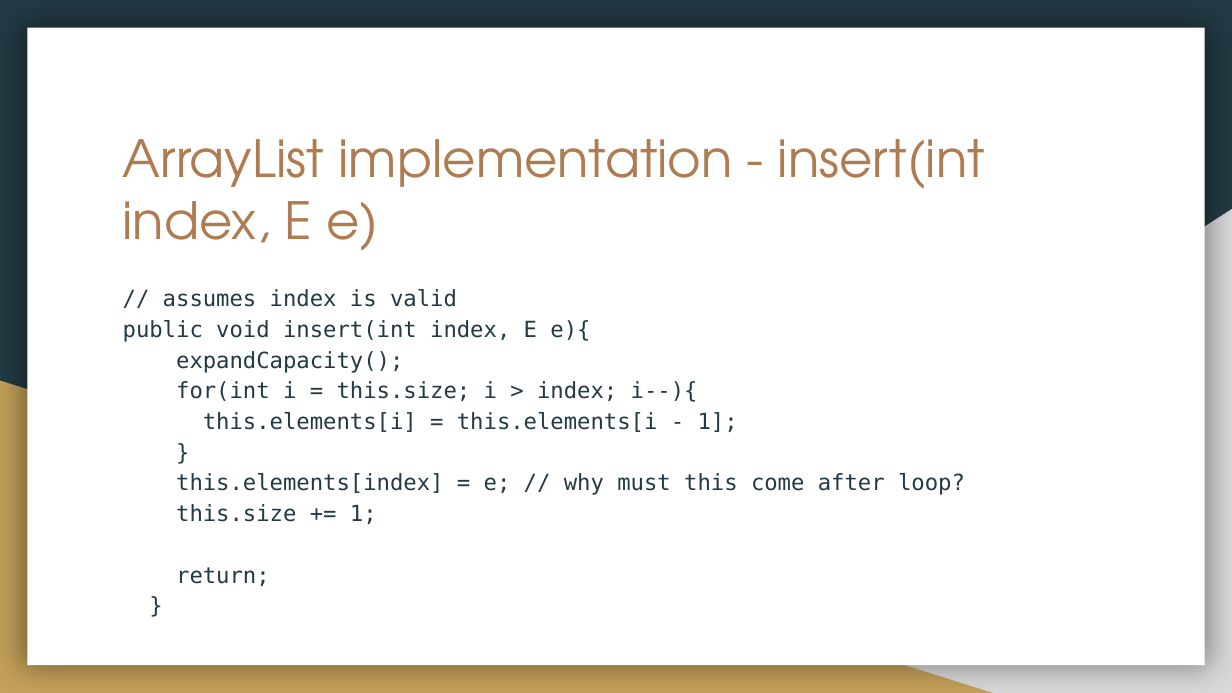
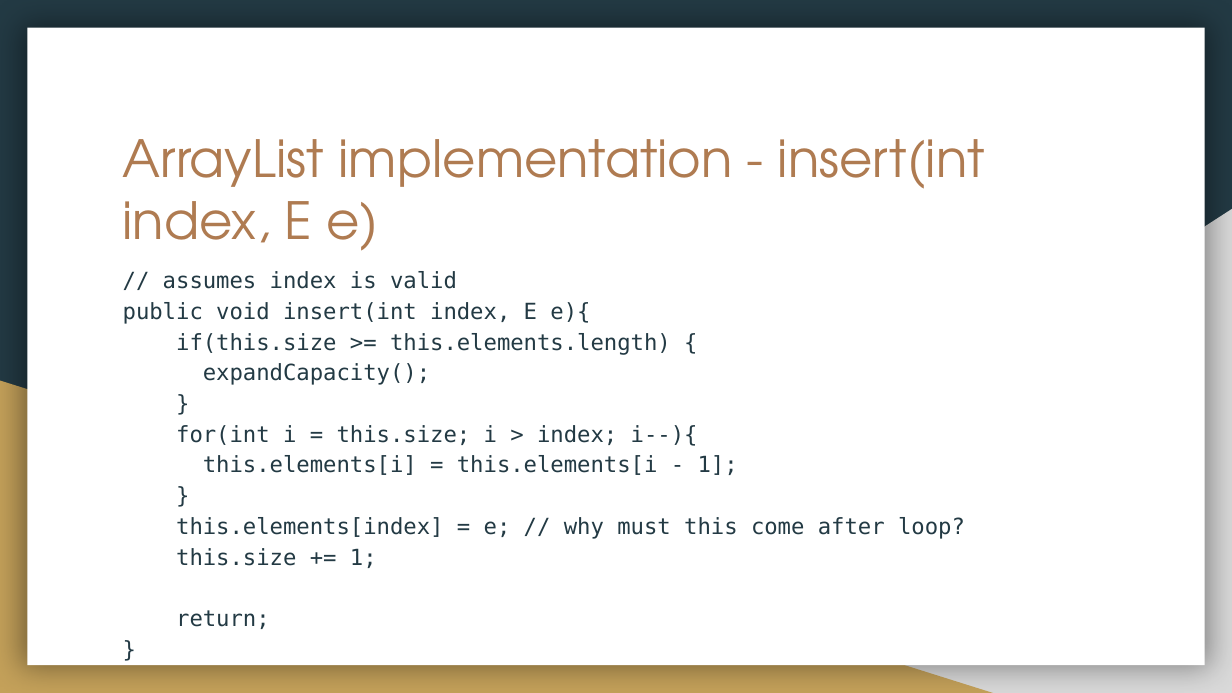
Before and after one commit to ucsd-cse12-sp21/ucsd-cse12-sp21.github.io, a slide deck: slide 26 of discussions/Week2/Week 2 Discussion Slides.pptx. Drawn at 1232x693 pixels with LibreOffice and Linux fonts; fonts in the diff are those of the drawing. Boxes give left, top, right and bottom in pixels: in the first picture for what was removed or moved away, otherwise in the second. Text is boxed around its words. In the diff, an @@ line names an element or a change of style, - is before the commit and + after.

```diff
--- a/discussions/Week2/Week 2 Discussion Slides.pptx
+++ b/discussions/Week2/Week 2 Discussion Slides.pptx
@@ text at [123,271,965,568]: paragraph added @@
+}
@@ text "// assumes index is valid": place and size @@
-text "// assumes index is valid" at [123,289,965,586]
+text "// assumes index is valid" at [123,271,965,568]
@@ text at [176,333,671,355]: paragraph added @@
+if(this.size >= this.elements.length) {
```
Also in this commit, not shown: 2 other slides changed, 1 other file.
